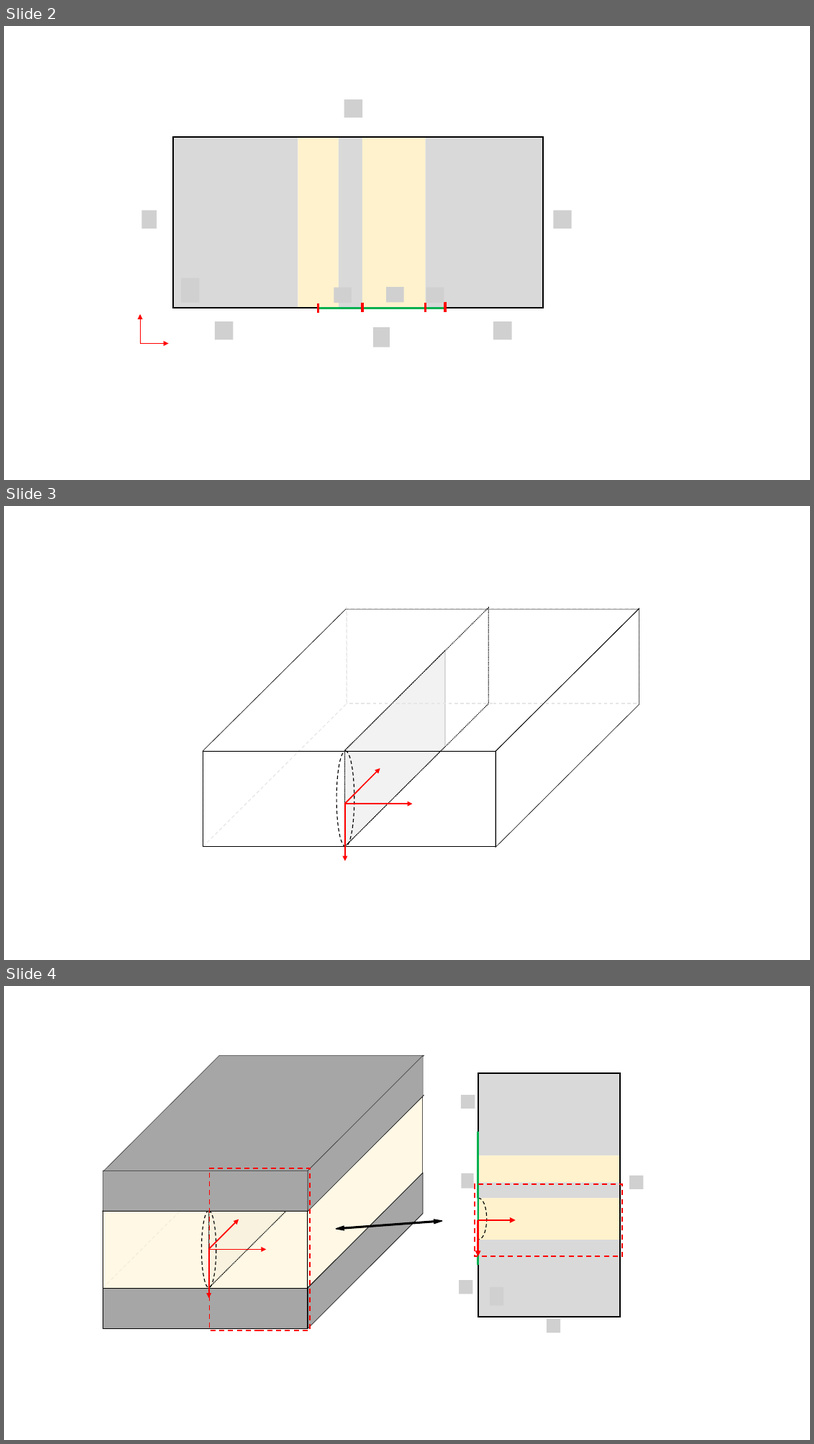
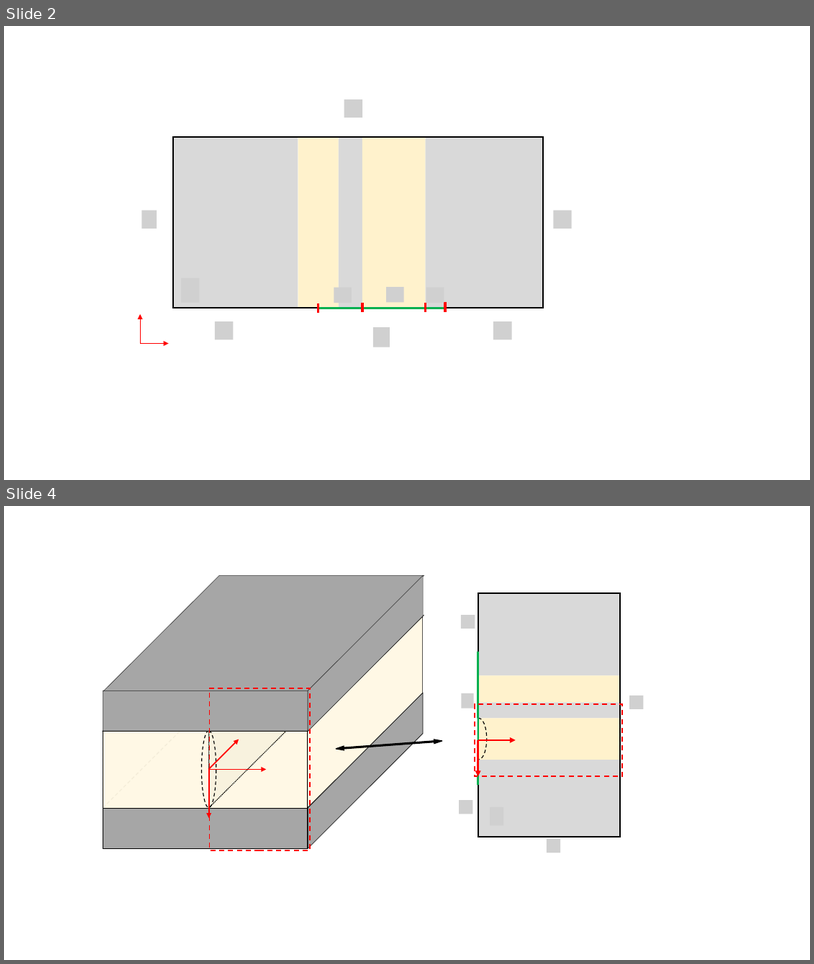
Before and after one commit to Ivashchenkospb/Diploma, a slide deck: Pics/Illustrations.pptx. Shown one above the other, each under a label of ours: slides 2, 3 and 4 before the commit, slides 2 and 4 after it; the slides between them are not shown. The pictures are 814x1444 and 814x964 pixels, drawn with LibreOffice and Linux fonts; fonts in the diff are those of the drawing; grey boxes stand for pictures; background and template pictures are left out. Boxes give left, top, right and bottom in pixels: in the first picture for what was removed or moved away, otherwise in the second. Text is boxed around its words. In the diff, an @@ line names an element or a change of style, - is before the commit and + after.

```diff
--- a/Pics/Illustrations.pptx
+++ b/Pics/Illustrations.pptx
@@ slide 3 removed at [4,506,810,960], background #FFFFFF @@
@@ parallelogram removed at [203,608,347,847] @@
@@ parallelogram removed at [203,609,639,751] @@
@@ parallelogram removed at [345,608,489,847] @@
@@ rectangle removed at [347,609,640,703] @@
@@ parallelogram removed at [496,608,640,847] @@
@@ parallelogram removed at [345,650,445,846] @@
@@ rectangle removed at [203,751,496,847] @@
@@ ellipse removed at [337,751,355,847] @@
@@ arrow removed from (345, 803) to (381, 768) @@
@@ arrow removed from (345, 803) to (413, 803) @@
@@ arrow removed from (345, 803) to (345, 861) @@
```
Also in this commit, not shown: 3 slides added, 39 other files.
